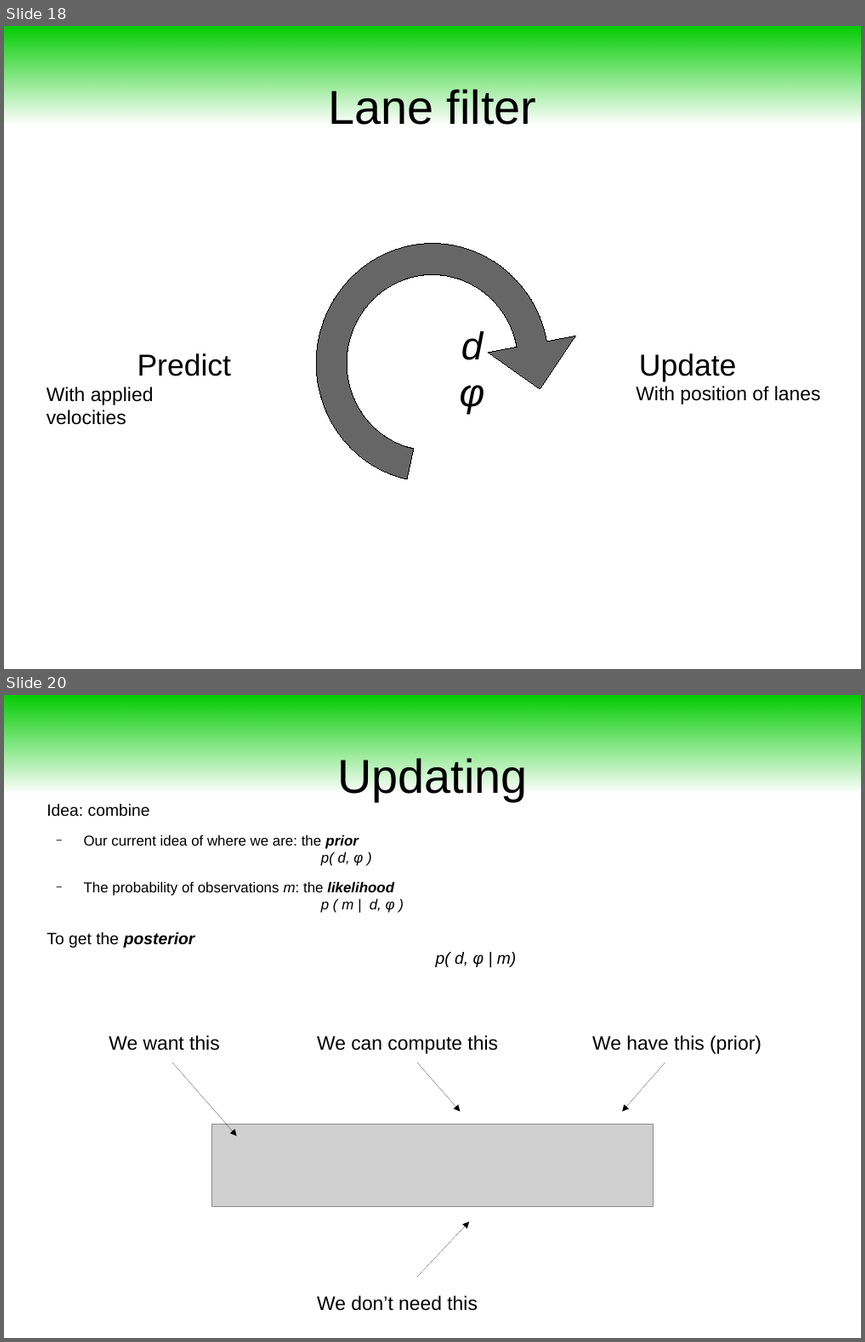
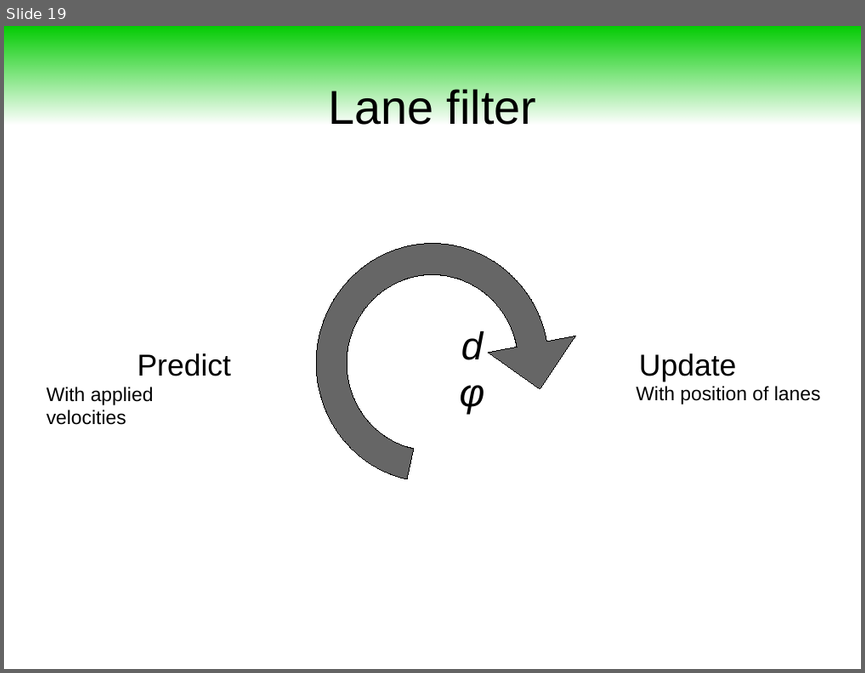
Before and after one commit to maivincent/MISE_presentations, a slide deck: step2_3_Lane_filter.odp. Shown one above the other, each under a label of ours: slides 18 and 20 before the commit, slide 19 after it; the slides between them are not shown. The pictures are 865x1342 and 865x673 pixels, drawn with LibreOffice and Linux fonts; fonts in the diff are those of the drawing; grey boxes stand for pictures. Boxes give left, top, right and bottom in pixels: in the first picture for what was removed or moved away, otherwise in the second. Text is boxed around its words. In the diff, an @@ line names an element or a change of style, - is before the commit and + after.

```diff
--- a/step2_3_Lane_filter.odp
+++ b/step2_3_Lane_filter.odp
@@ slide 20 removed at (x1=4, y1=695, x2=861, y2=1338), background #FFFFFF @@
@@ rectangle removed at (x1=4, y1=695, x2=861, y2=793) @@
@@ title removed at (x1=337, y1=758, x2=528, y2=801) @@
-Updating
@@ text removed at (x1=46, y1=804, x2=517, y2=967) @@
-Idea: combine
-  − Our current idea of where we are: the prior
-    p( d, φ )
-  − The probability of observations m: the likelihood
-    p ( m | d, φ )
-To get the posterior
-p( d, φ | m)
@@ text removed at (x1=109, y1=1035, x2=220, y2=1050) @@
-We want this
@@ text removed at (x1=317, y1=1035, x2=498, y2=1054) @@
-We can compute this
@@ text removed at (x1=592, y1=1035, x2=761, y2=1054) @@
-We have this (prior)
@@ arrow removed from (172, 1062) to (236, 1136) @@
@@ arrow removed from (418, 1062) to (460, 1111) @@
@@ arrow removed from (664, 1062) to (622, 1111) @@
@@ picture removed at (x1=211, y1=1124, x2=653, y2=1206) @@
@@ arrow removed from (417, 1276) to (469, 1221) @@
@@ text removed at (x1=317, y1=1295, x2=477, y2=1310) @@
-We don’t need this
@@ what was slide 18 is now slide 19 @@
```
Also in this commit, not shown: 3 slides changed, 9 slides added, 18 other files.
